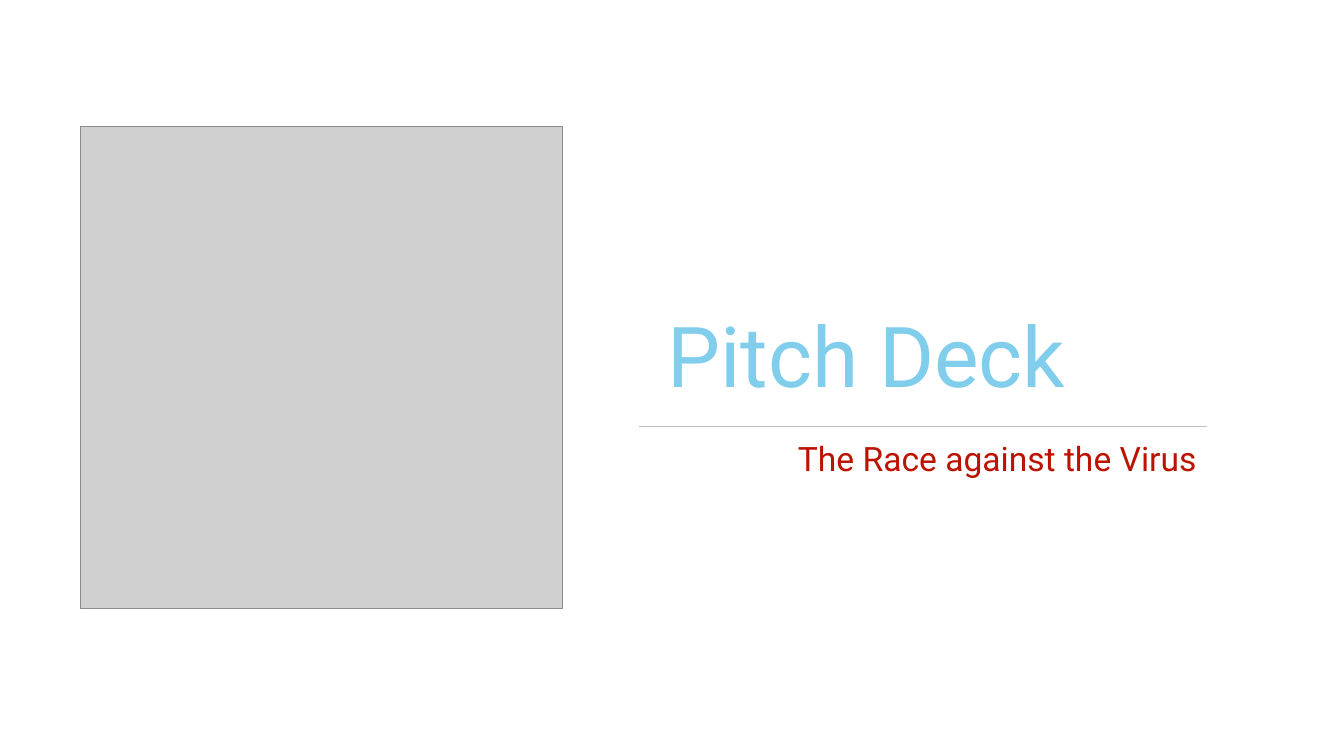
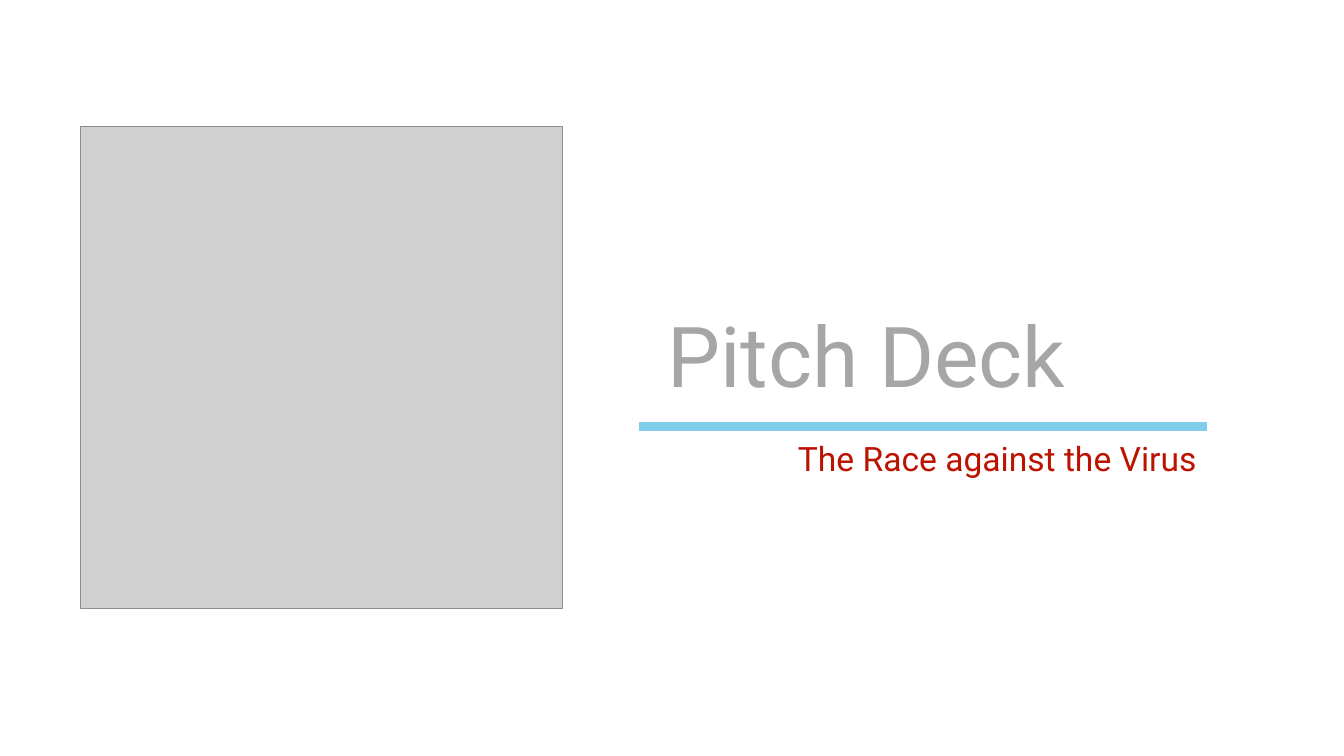
Before and after one commit to michael-spengler/Tracer-wwi19dsa, a slide deck: slide 1 of business/Tracer.pptx. Drawn at 1344x756 pixels with LibreOffice and Linux fonts; fonts in the diff are those of the drawing; grey boxes stand for pictures; background and template pictures are left out. Boxes give left, top, right and bottom in pixels: in the first picture for what was removed or moved away, otherwise in the second. Text is boxed around its words. In the diff, an @@ line names an element or a change of style, - is before the commit and + after.

```diff
--- a/business/Tracer.pptx
+++ b/business/Tracer.pptx
@@ title "Pitch Deck" at (667,324,1065,388): text colour #80CDEC to #A6A6A6 @@
@@ line (639, 426) - (1207, 426): stroke #BFBFBF 0.5 pt to #80CDEC 6 pt @@
```
Also in this commit, not shown: 6 other slides changed, 1 slide added, 2 other files.
